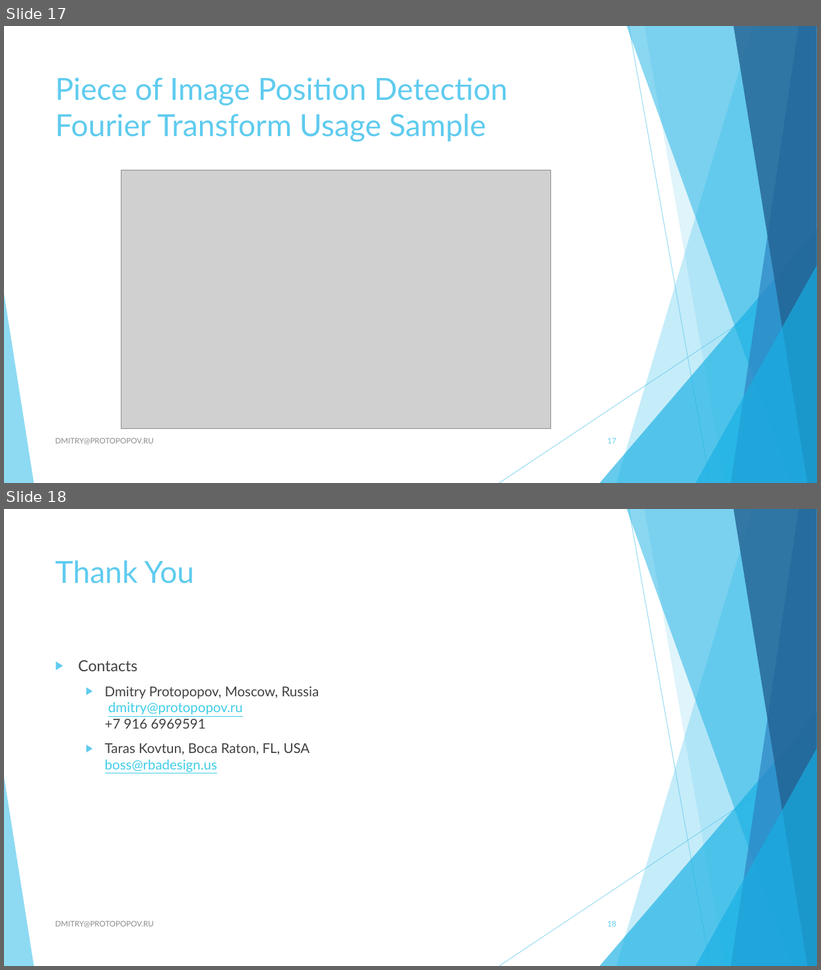
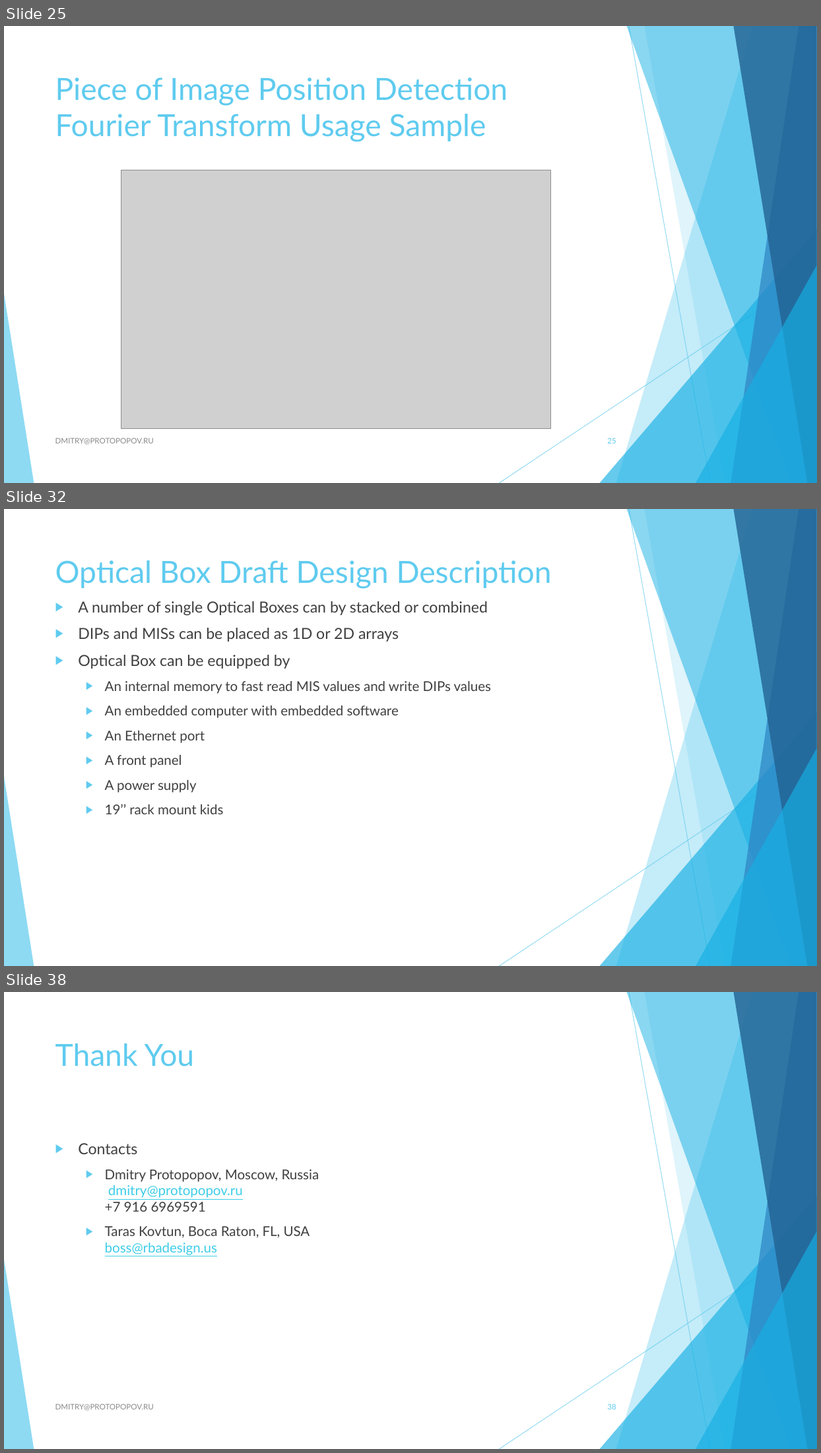
Before and after one commit to dprotopopov/lensProject, a slide deck: Presentations/Optical Box for Optical Computing.pptx. Shown one above the other, each under a label of ours: slides 17 and 18 before the commit, slides 25, 32 and 38 after it; the slides between them are not shown. The pictures are 821x970 and 821x1453 pixels, drawn with LibreOffice and Linux fonts; fonts in the diff are those of the drawing; grey boxes stand for pictures. Boxes give left, top, right and bottom in pixels: in the first picture for what was removed or moved away, otherwise in the second. Text is boxed around its words. In the diff, an @@ line names an element or a change of style, - is before the commit and + after.

Commit message:
design

```diff
--- a/Presentations/Optical Box for Optical Computing.pptx
+++ b/Presentations/Optical Box for Optical Computing.pptx
@@ slide 32 added at (4,509,817,966), background #FFFFFF; not listed: 10 template elements that a slide beside it also shows @@
@@ title added at (55,560,552,589), 36 pt, text #5FCBEF @@
+Optical Box Draft Design Description
@@ text added at (78,601,491,815), 16 pt, text #404040 @@
+▶ A number of single Optical Boxes can by stacked or combined
+▶ DIPs and MISs can be placed as 1D or 2D arrays
+▶ Optical Box can be equipped by
+  ▶ An internal memory to fast read MIS values and write DIPs values
+  ▶ An embedded computer with embedded software
+  ▶ An Ethernet port
+  ▶ A front panel
+  ▶ A power supply
+  ▶ 19’’ rack mount kids
@@ what was slide 17 is now slide 25 @@
@@ page number at (607,438,616,444): text changed @@
-17
+25
@@ what was slide 18 is now slide 38 @@
@@ page number at (607,1404,616,1410): text changed @@
-18
+38
```
Also in this commit, not shown: 1 slide changed, 19 other slides added, 51 other files.
